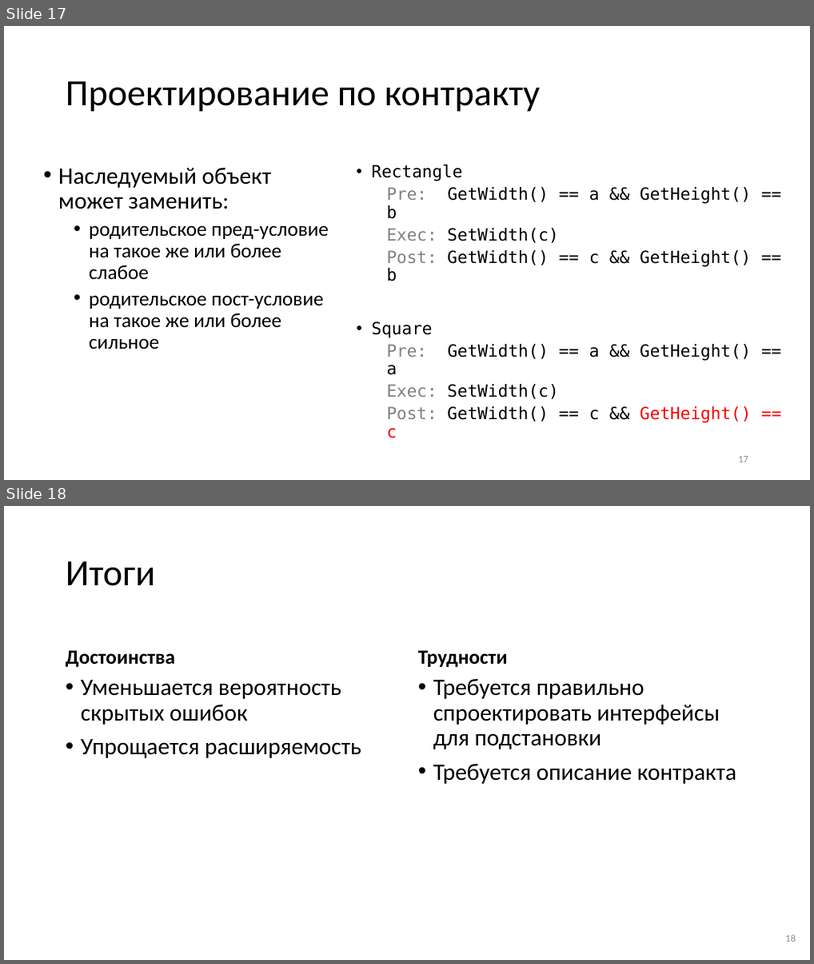
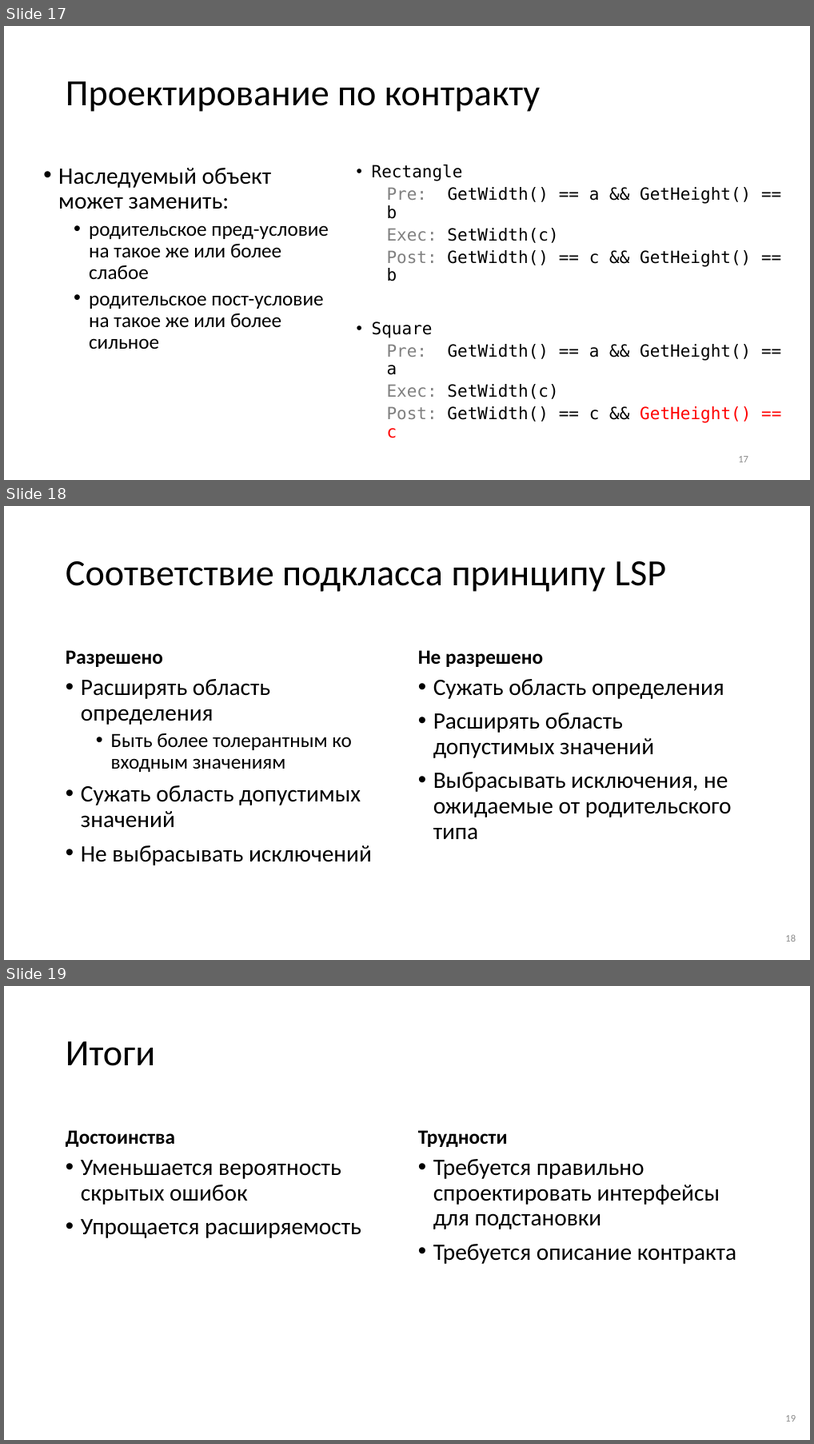
Before and after one commit to alexey-malov/ood, a slide deck: lectures/18.solid/Принципы SOLID.pptx. Shown one above the other, each under a label of ours: slides 17 and 18 before the commit, slides 17, 18 and 19 after it. The pictures are 814x964 and 814x1444 pixels, drawn with LibreOffice and Linux fonts; fonts in the diff are those of the drawing. Boxes give left, top, right and bottom in pixels: in the first picture for what was removed or moved away, otherwise in the second. Text is boxed around its words. In the diff, an @@ line names an element or a change of style, - is before the commit and + after.

```diff
--- a/lectures/18.solid/Принципы SOLID.pptx
+++ b/lectures/18.solid/Принципы SOLID.pptx
@@ slide 18 added at (x1=4, y1=506, x2=810, y2=960), background #FFFFFF @@
@@ title added at (x1=66, y1=561, x2=666, y2=592), 44 pt, text #000000 @@
+Соответствие подкласса принципу LSP
@@ text added at (x1=66, y1=650, x2=163, y2=667), 24 pt, text #000000, bold @@
+Разрешено
@@ text added at (x1=418, y1=650, x2=543, y2=667), 24 pt, text #000000, bold @@
+Не разрешено
@@ text added at (x1=81, y1=679, x2=372, y2=865), 28 pt, text #000000 @@
+• Расширять область определения
+  • Быть более толерантным ко входным значениям
+• Сужать область допустимых значений
+• Не выбрасывать исключений
@@ text added at (x1=434, y1=679, x2=732, y2=840), 28 pt, text #000000 @@
+• Сужать область определения
+• Расширять область допустимых значений
+• Выбрасывать исключения, не ожидаемые от родительского типа
@@ page number added at (x1=786, y1=934, x2=796, y2=941), 12 pt, text #8C8C8C @@
+18
@@ what was slide 18 is now slide 19 @@
```
Also in this commit, not shown: 1 slide changed.
